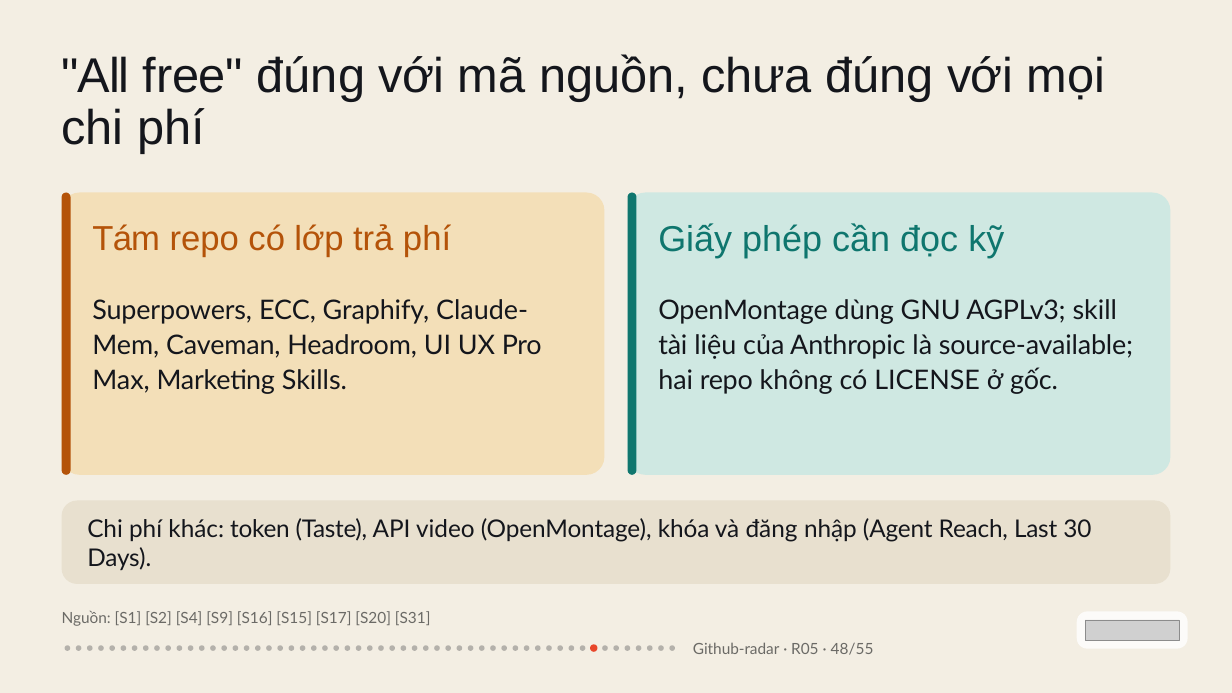
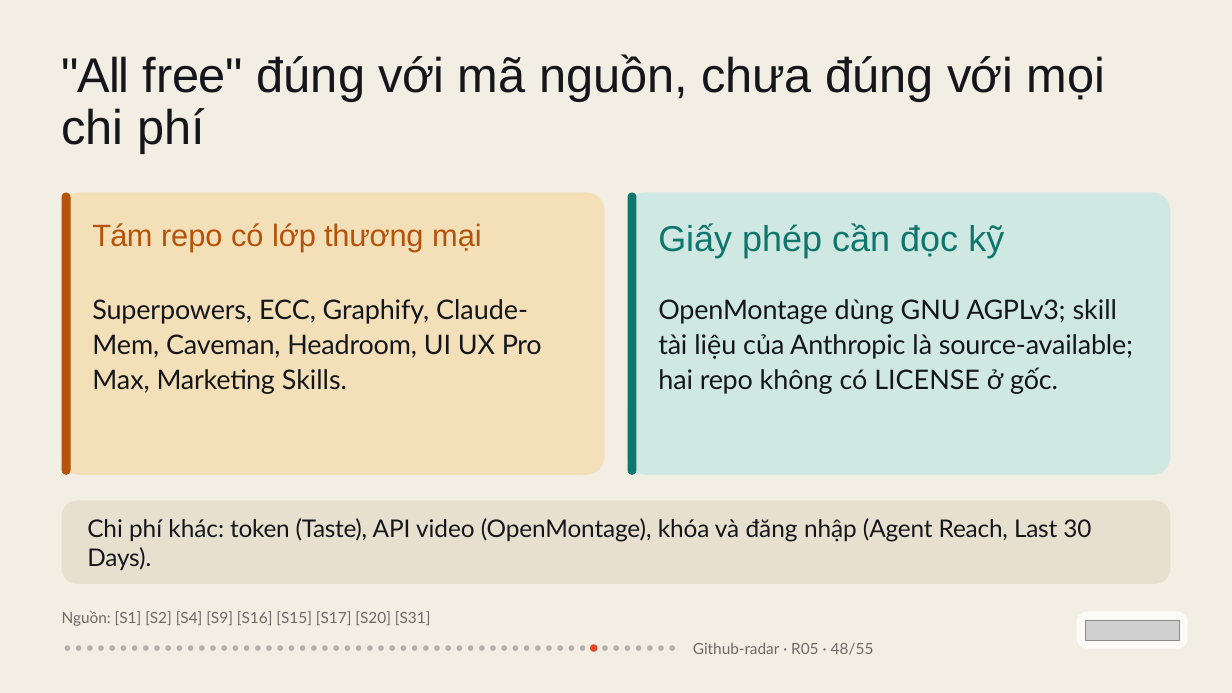
Before and after one commit to vohoailinh90/Github-radar, a slide deck: slide 48 of docs/reports/top30-claude-plugins/top30-claude-plugins.pptx. Drawn at 1232x693 pixels with LibreOffice and Linux fonts; fonts in the diff are those of the drawing; grey boxes stand for pictures. Boxes give left, top, right and bottom in pixels: in the first picture for what was removed or moved away, otherwise in the second. Text is boxed around its words. In the diff, an @@ line names an element or a change of style, - is before the commit and + after.

```diff
--- a/docs/reports/top30-claude-plugins/top30-claude-plugins.pptx
+++ b/docs/reports/top30-claude-plugins/top30-claude-plugins.pptx
@@ text at (x1=92, y1=223, x2=482, y2=252): text changed; size 40.5 to 36 pt @@
-Tám repo có lớp trả phí
+Tám repo có lớp thương mại
```
Also in this commit, not shown: 4 other slides changed, 3 other files.
